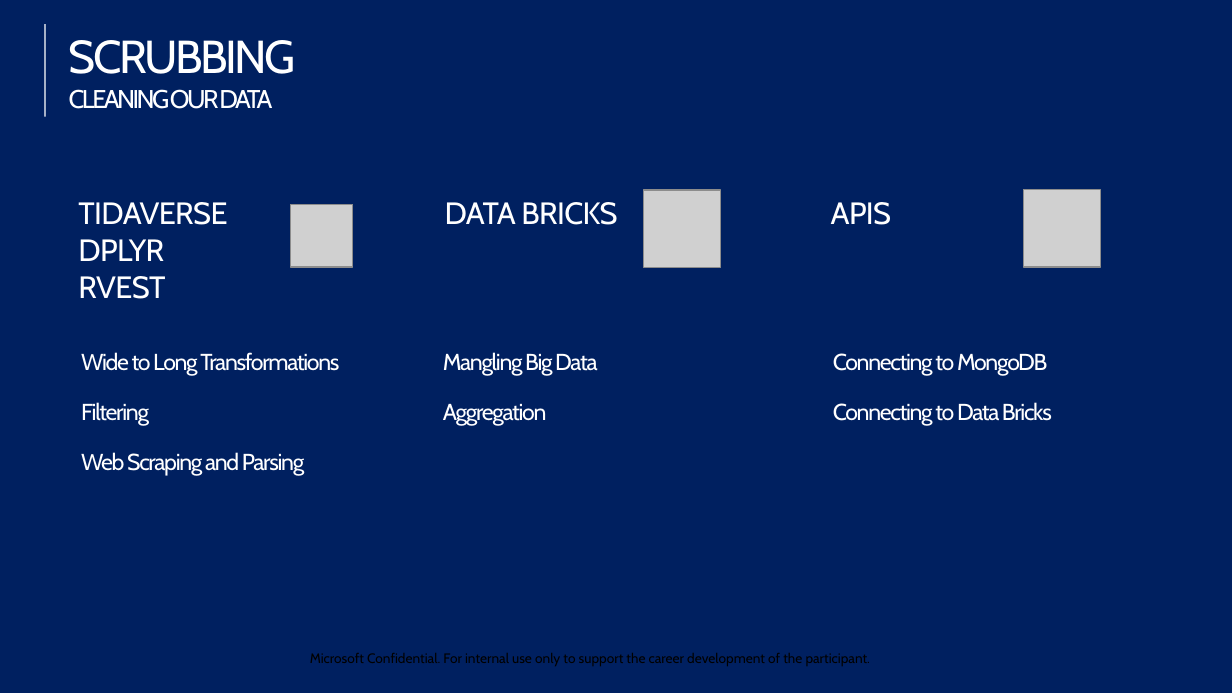
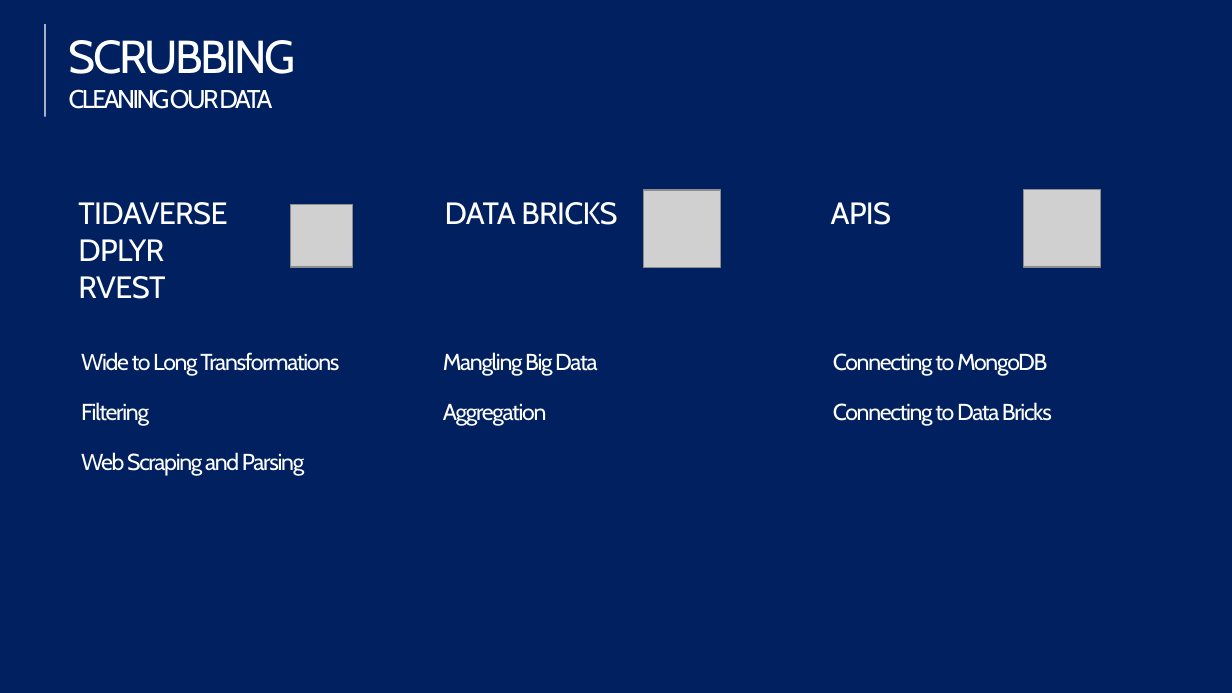
Before and after one commit to dapolloxp/607-finalproject, a slide deck: slide 4 of 607 Final Project.pptx (slide 3 before the commit). Drawn at 1232x693 pixels with LibreOffice and Linux fonts; fonts in the diff are those of the drawing; grey boxes stand for pictures. Boxes give left, top, right and bottom in pixels: in the first picture for what was removed or moved away, otherwise in the second. Text is boxed around its words. In the diff, an @@ line names an element or a change of style, - is before the commit and + after.

```diff
--- a/607 Final Project.pptx
+++ b/607 Final Project.pptx
@@ rectangle added at bbox=[286, 632, 877, 681], fill #002060 @@
```
Also in this commit, not shown: 3 other slides changed, 1 slide added.
